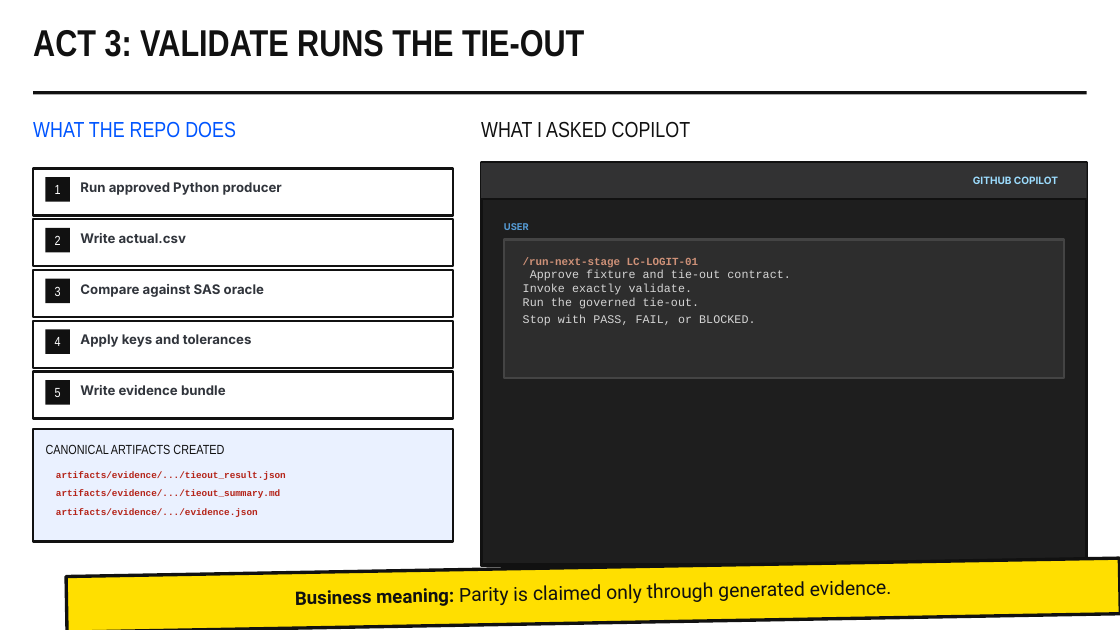
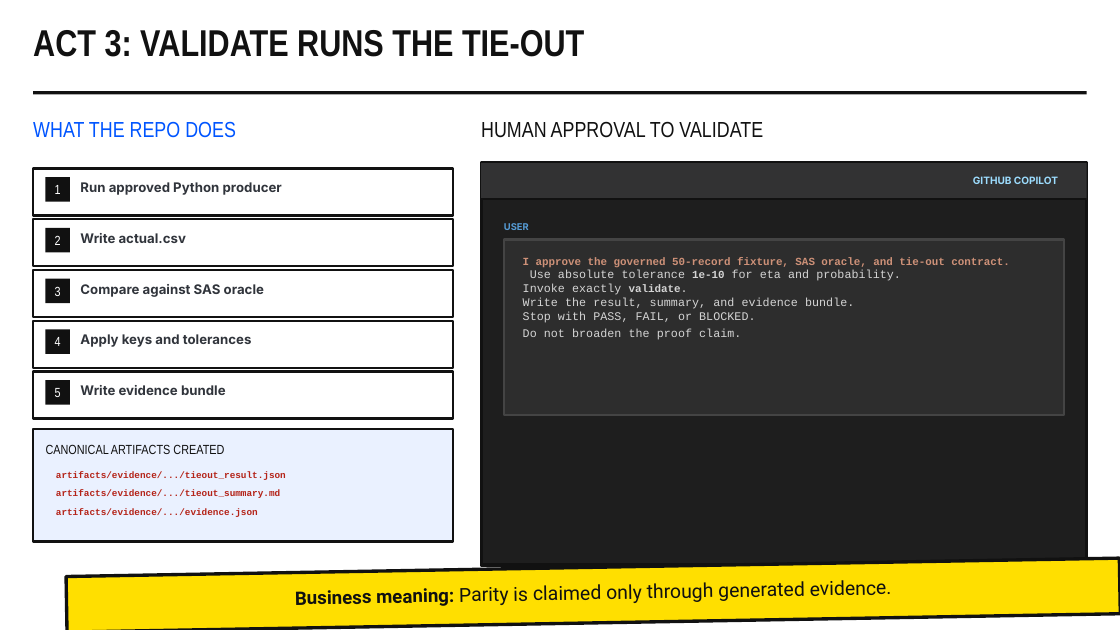
Before and after one commit to keshavnath1/Agent-mastery, a slide deck: slide 16 of Learning_series_copilot_sas_python.pptx. Drawn at 1120x630 pixels with LibreOffice and Linux fonts; fonts in the diff are those of the drawing; background and template pictures are left out. Boxes give left, top, right and bottom in pixels: in the first picture for what was removed or moved away, otherwise in the second. Text is boxed around its words. In the diff, an @@ line names an element or a change of style, - is before the commit and + after.

```diff
--- a/Learning_series_copilot_sas_python.pptx
+++ b/Learning_series_copilot_sas_python.pptx
@@ text at (x1=481, y1=121, x2=763, y2=138): text changed @@
-WHAT I ASKED COPILOT
+HUMAN APPROVAL TO VALIDATE
@@ rectangle resized from (x1=504, y1=240, x2=1064, y2=379) to (x1=504, y1=240, x2=1064, y2=414) @@
@@ text at (x1=523, y1=257, x2=1010, y2=340): text changed @@
-/run-next-stage LC-LOGIT-01
-Approve fixture and tie-out contract.
-Invoke exactly validate.
-Run the governed tie-out.
-Stop with PASS, FAIL, or BLOCKED.
+I approve the governed 50-record fixture, SAS oracle, and tie-out contract.
+Use absolute tolerance 1e-10 for eta and probability.
+Invoke exactly validate.
+Write the result, summary, and evidence bundle.
+Stop with PASS, FAIL, or BLOCKED.
+Do not broaden the proof claim.
```
Also in this commit, not shown: 10 other slides changed.
